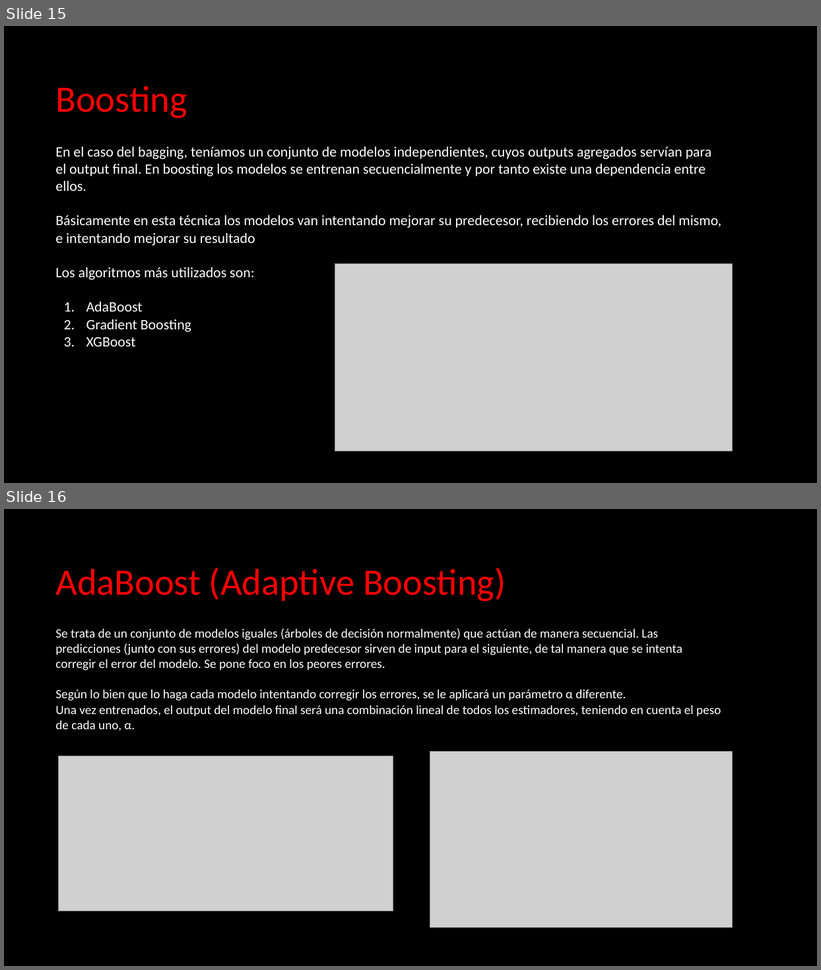
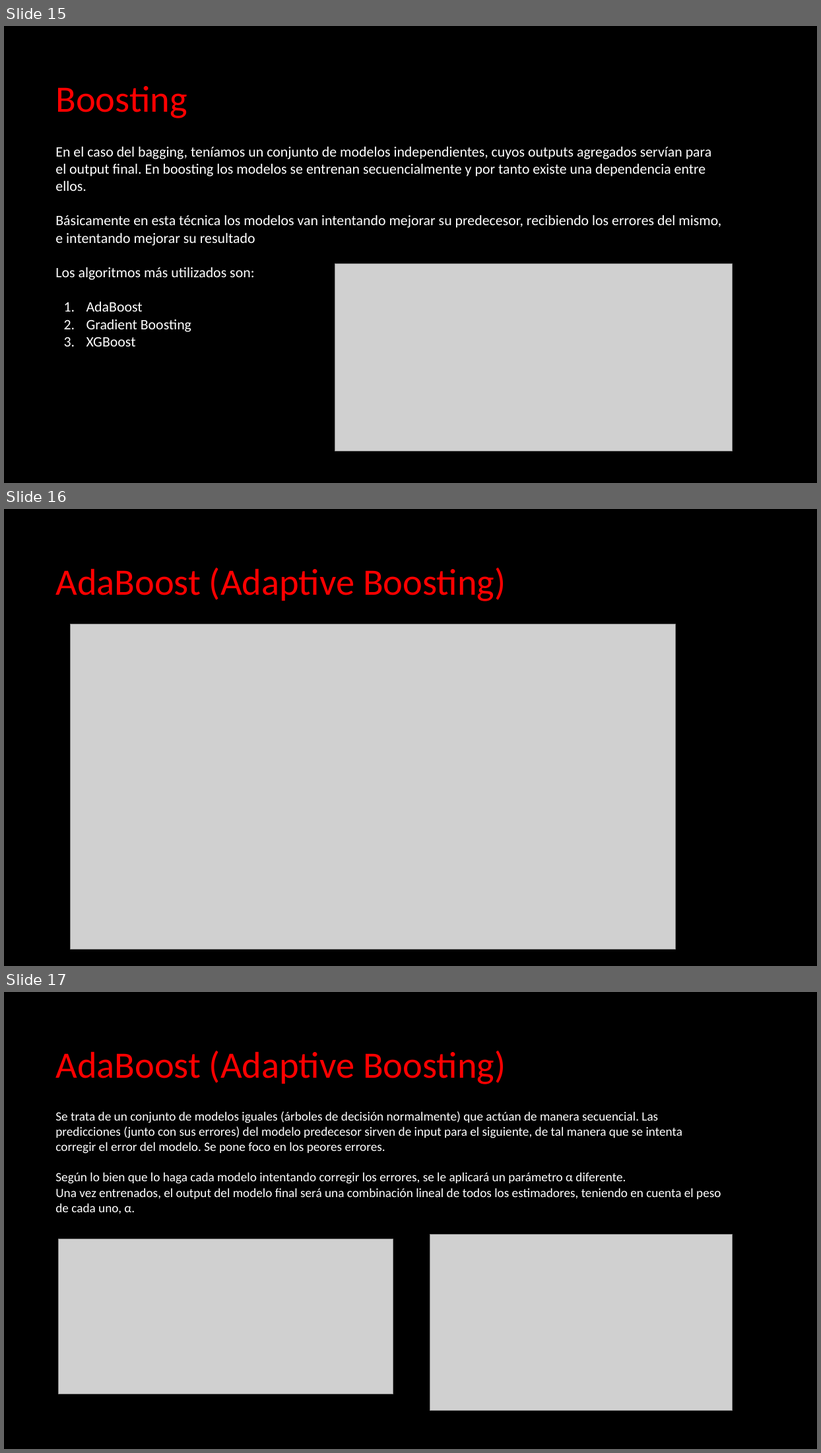
Before and after one commit to hegoithebridge/2409_dsft_thebridge_core, a slide deck: 3-Machine_Learning/1-Supervisado/3-RegorClass/6-Ensembles/ML - Ensembling.pptx. Shown one above the other, each under a label of ours: slides 15 and 16 before the commit, slides 15, 16 and 17 after it. The pictures are 821x970 and 821x1453 pixels, drawn with LibreOffice and Linux fonts; fonts in the diff are those of the drawing; grey boxes stand for pictures. Boxes give left, top, right and bottom in pixels: in the first picture for what was removed or moved away, otherwise in the second. Text is boxed around its words. In the diff, an @@ line names an element or a change of style, - is before the commit and + after.

```diff
--- a/3-Machine_Learning/1-Supervisado/3-RegorClass/6-Ensembles/ML - Ensembling.pptx
+++ b/3-Machine_Learning/1-Supervisado/3-RegorClass/6-Ensembles/ML - Ensembling.pptx
@@ slide 16 added at [4, 509, 817, 966], background #000000 @@
@@ title added at [55, 568, 506, 601], 44 pt, text #FF0000 @@
+AdaBoost (Adaptive Boosting)
@@ picture added at [71, 625, 676, 949] @@
@@ what was slide 16 is now slide 17 @@
```
Also in this commit, not shown: 1 slide changed, 1 other slide added, 1 slide removed, 2 other files.
